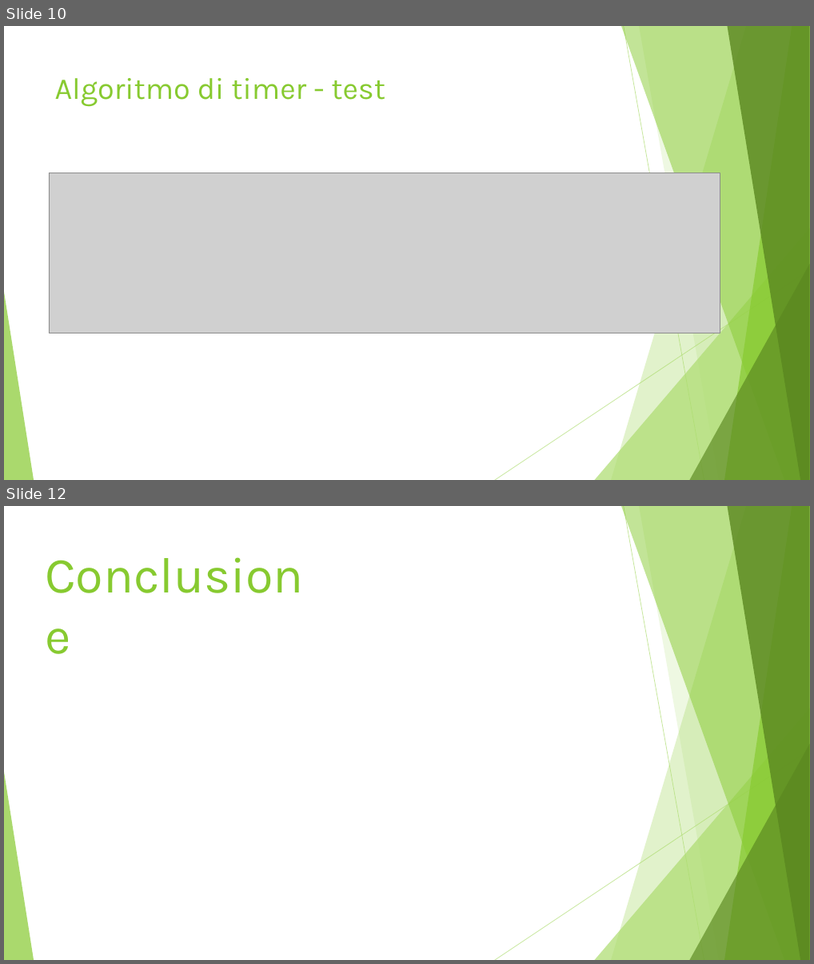
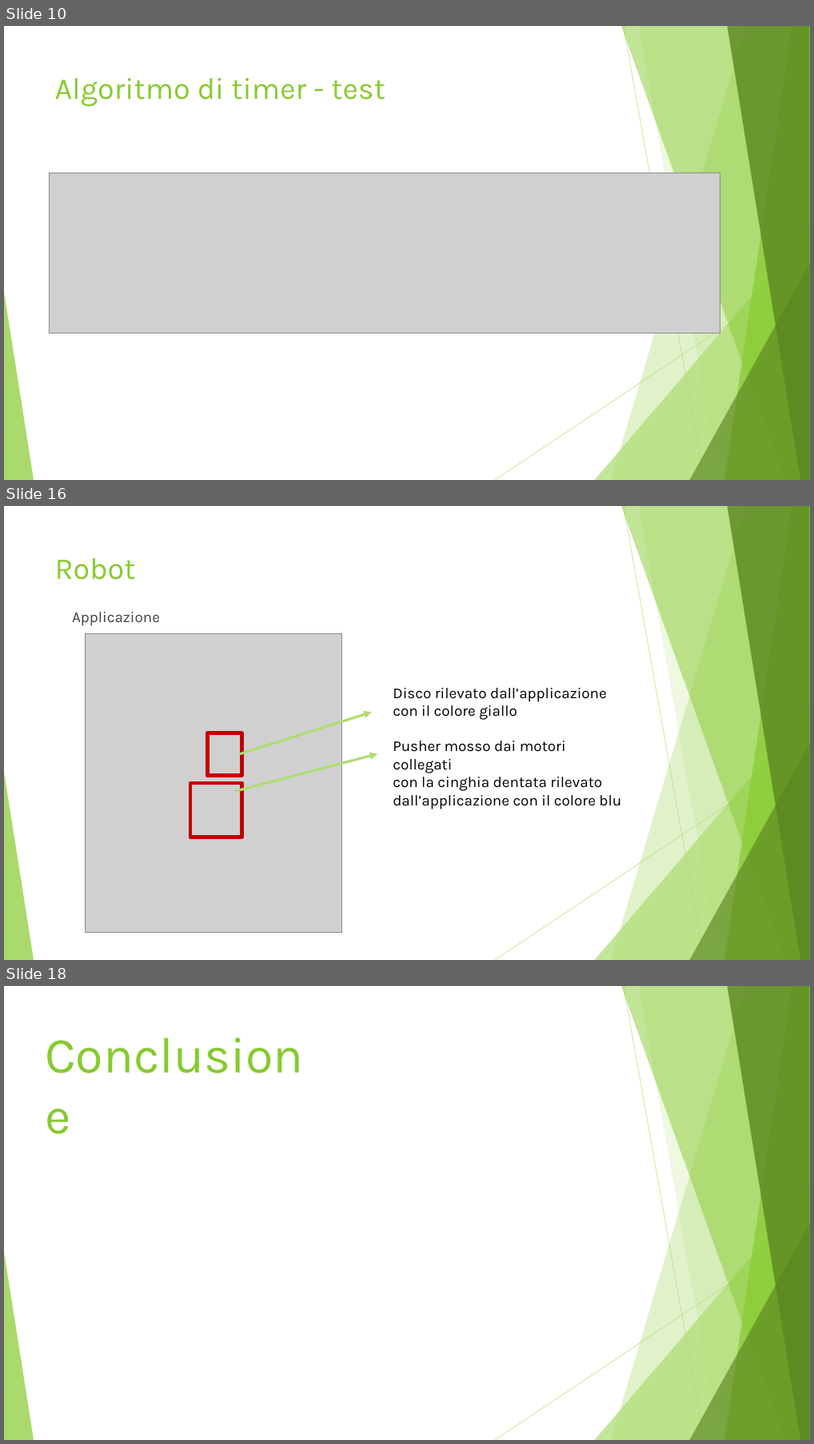
Before and after one commit to LuMug/AirIceHockey, a slide deck: Presentazione.pptx. Shown one above the other, each under a label of ours: slides 10 and 12 before the commit, slides 10, 16 and 18 after it; the slides between them are not shown. The pictures are 814x964 and 814x1444 pixels, drawn with LibreOffice and Linux fonts; fonts in the diff are those of the drawing; grey boxes stand for pictures. Boxes give left, top, right and bottom in pixels: in the first picture for what was removed or moved away, otherwise in the second. Text is boxed around its words. In the diff, an @@ line names an element or a change of style, - is before the commit and + after.

```diff
--- a/Presentazione.pptx
+++ b/Presentazione.pptx
@@ slide 16 added at bbox=[4, 506, 810, 960], background #FFFFFF; not listed: 10 template elements that a slide beside it also shows @@
@@ title added at bbox=[55, 558, 136, 580], 36 pt, text #87CA30 @@
+Robot
@@ text added at bbox=[72, 612, 160, 626], 18 pt, text #404040 @@
+Applicazione
@@ picture added at bbox=[85, 634, 342, 932] @@
@@ text added at bbox=[393, 688, 607, 720], 18 pt, text #000000 @@
+Disco rilevato dall’applicazione
+con il colore giallo
@@ arrow added from (241, 754) to (372, 712), #AEDD71 3 pt @@
@@ rectangle added at bbox=[207, 733, 242, 776], outline #C00000 4.5 pt @@
@@ text added at bbox=[393, 740, 622, 809], 18 pt, text #000000 @@
+Pusher mosso dai motori collegati
+con la cinghia dentata rilevato
+dall’applicazione con il colore blu
@@ arrow added from (236, 791) to (378, 754), #AEDD71 3 pt @@
@@ rectangle added at bbox=[190, 783, 242, 837], outline #C00000 4.5 pt @@
@@ what was slide 12 is now slide 18 @@
```
Also in this commit, not shown: 6 other slides added, 1 slide removed.
